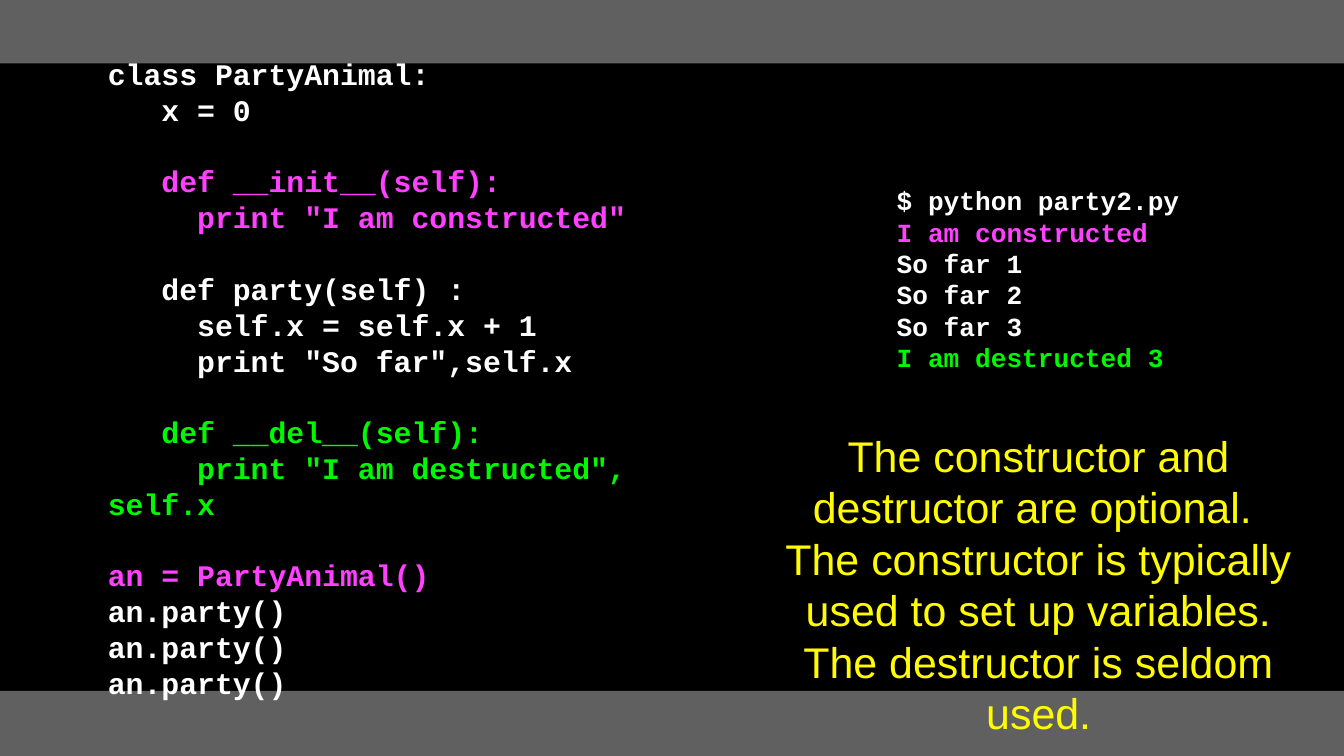
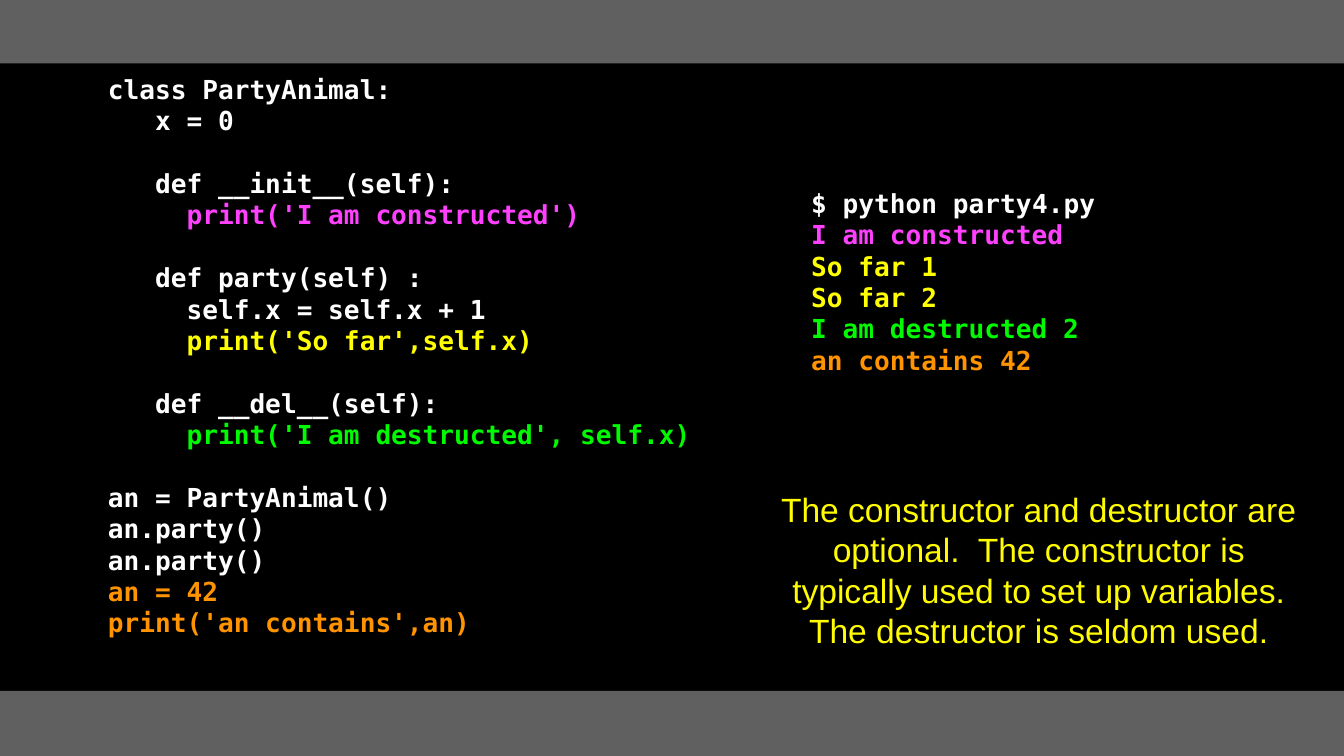
Before and after one commit to csev/py4e, a slide deck: slide 32 of lectures3/Pythonlearn-14-Objects.pptx. Drawn at 1344x756 pixels with LibreOffice and Linux fonts; fonts in the diff are those of the drawing. Boxes give left, top, right and bottom in pixels: in the first picture for what was removed or moved away, otherwise in the second. Text is boxed around its words. In the diff, an @@ line names an element or a change of style, - is before the commit and + after.

Commit message:
Update

```diff
--- a/lectures3/Pythonlearn-14-Objects.pptx
+++ b/lectures3/Pythonlearn-14-Objects.pptx
@@ text "class PartyAnimal:": place and size @@
-text "class PartyAnimal:" at (108,64,626,700)
+text "class PartyAnimal:" at (108,78,690,638)
@@ text at (108,78,486,575): size 16 to 14 pt, font Courier New to DejaVu Sans Mono in "class PartyAnimal:", "x = 0", "def __init__(self):", "def party(self) :" and 5 more places; text colour #FF40FF to #FFFFFF in "def __init__(self):", "an = PartyAnimal()"; text colour #00F900 to #FFFFFF in "def __del__(self):" @@
@@ text "$ python party4.py": place and size @@
-text "$ python party4.py" at (897,192,1179,368)
+text "$ python party4.py" at (811,193,1095,371)
@@ text at (187,204,581,230): text changed; size 16 to 14 pt; font Courier New to DejaVu Sans Mono @@
-print "I am constructed"
+print('I am constructed')
@@ text at (843,193,1095,218): text changed; font Courier New to DejaVu Sans Mono @@
-$ python party2.py
+$ python party4.py
@@ text at (811,224,1063,308): font Courier New to DejaVu Sans Mono in "I am constructed", "So far 1", "So far 2"; text colour #FFFFFF to #FFFF00 in "So far 1", "So far 2" @@
@@ text at (187,329,533,355): text changed; size 16 to 14 pt; font Courier New to DejaVu Sans Mono; text colour #FFFFFF to #FFFF00 @@
-print "So far",self.x
+print('So far',self.x)
@@ text at (811,318,1079,371): text changed; font Courier New to DejaVu Sans Mono; text colour #00F900 to #00FA00 @@
-So far 3
-I am destructed 3
+I am destructed 2
+an contains 42
@@ text at (187,423,690,449): text changed; size 16 to 14 pt; font Courier New to DejaVu Sans Mono; text colour #00F900 to #00FA00 @@
-print "I am destructed", self.x
+print('I am destructed', self.x)
@@ text "The constructor and destructor are ..." at (781,497,1296,644): size 23 to 18 pt @@
@@ text at (108,581,470,638): text changed; size 16 to 14 pt; font Courier New to DejaVu Sans Mono; text colour #FFFFFF to #FF9300 @@
-an.party()
+an = 42
+print('an contains',an)
```
Also in this commit, not shown: 39 other slides changed, 1 slide added.
